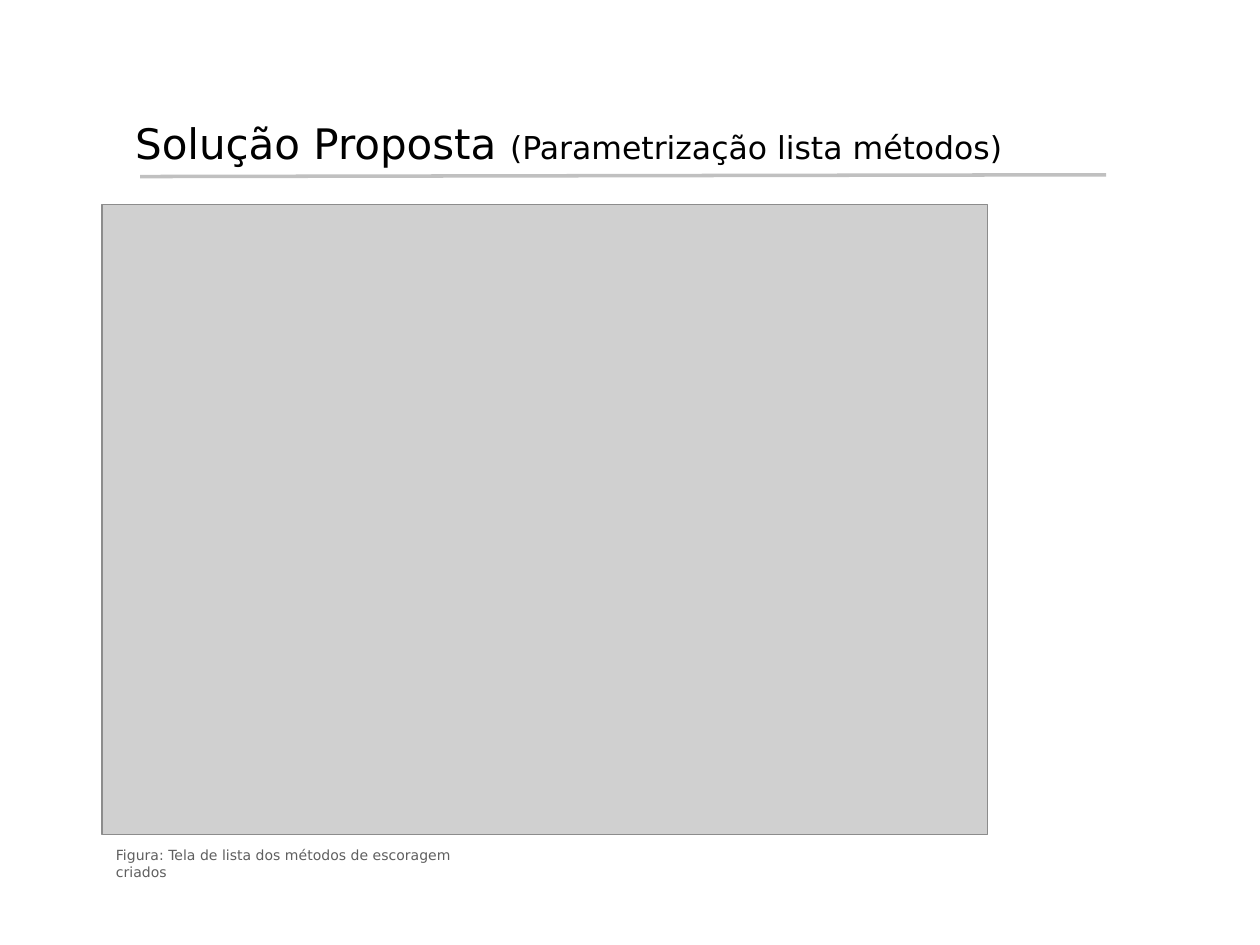
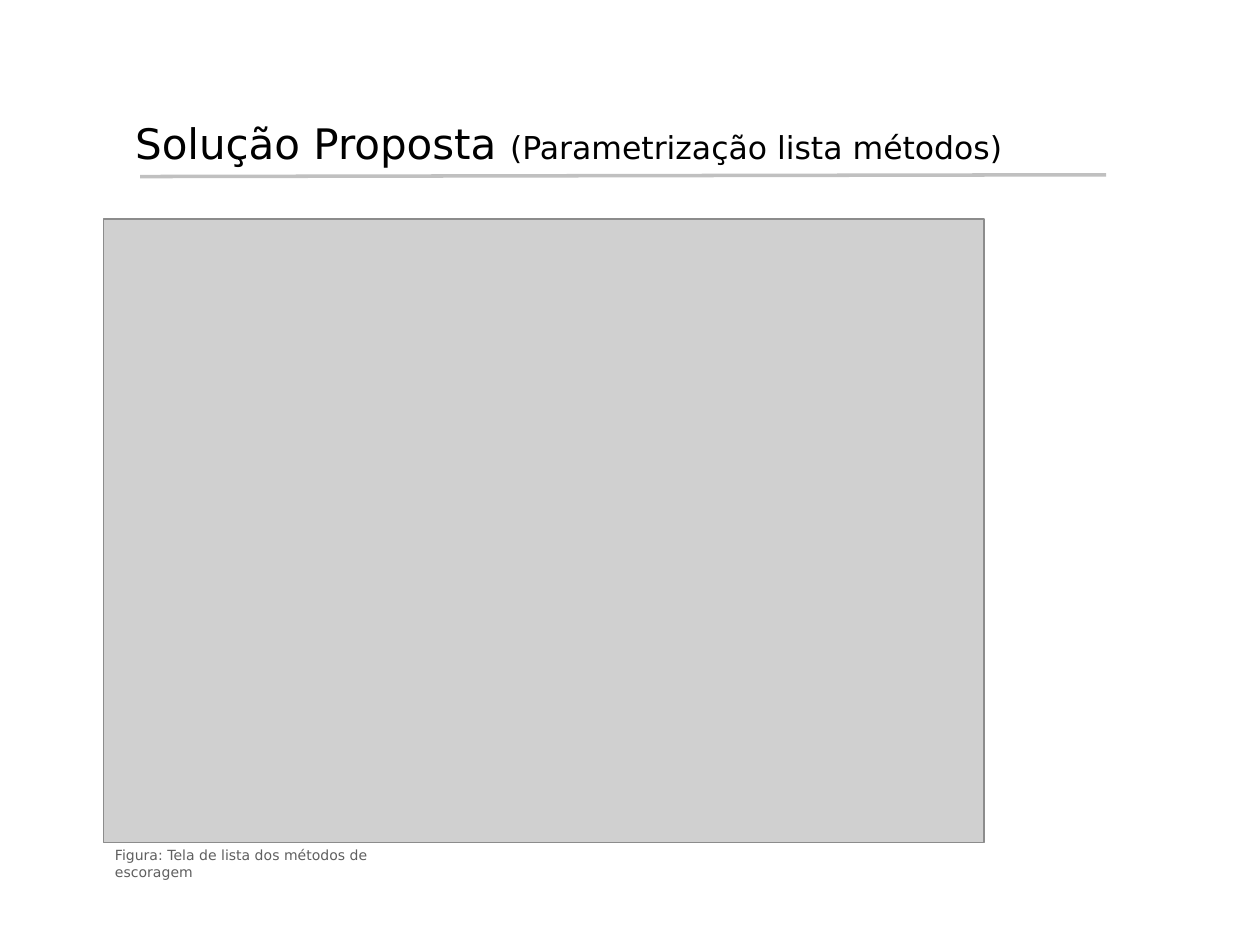
Before and after one commit to rcabral/creditanalyst, a slide deck: slide 15 of Apresentacao_Hermes/Apresentacao_Hermes.ppt. Drawn at 1260x945 pixels with LibreOffice and Linux fonts; fonts in the diff are those of the drawing; grey boxes stand for pictures; background and template pictures are left out. Boxes give left, top, right and bottom in pixels: in the first picture for what was removed or moved away, otherwise in the second. Text is boxed around its words. In the diff, an @@ line names an element or a change of style, - is before the commit and + after.

```diff
--- a/Apresentacao_Hermes/Apresentacao_Hermes.ppt
+++ b/Apresentacao_Hermes/Apresentacao_Hermes.ppt
@@ picture: place and size @@
-picture at box(102, 204, 988, 834)
+picture at box(103, 219, 984, 843)
@@ text at box(115, 849, 368, 880): text changed @@
-Figura: Tela de lista dos métodos de escoragem criados
+Figura: Tela de lista dos métodos de escoragem
```
Also in this commit, not shown: 4 other slides changed.
